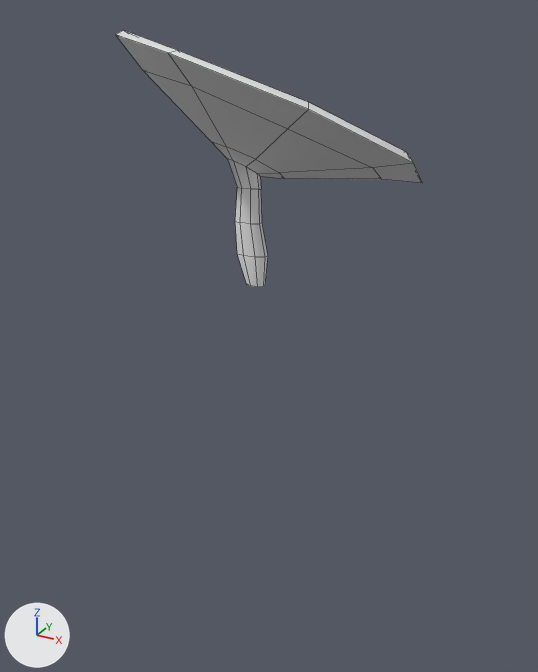
Two versions of the FBX model _Art/Environment/Pilz 2.fbx, one commit apart.
Camera for both pictures: a 50 mm camera at (1.16, -2.04, 0.76) aimed at (0.01, 0.05, -0.29). Lighting does not change. The marker at lower left points along +X, +Y and +Z. Mesh edges are drawn as thin lines. Where no turn or scale is listed for an object, it has been applied to the vertices.
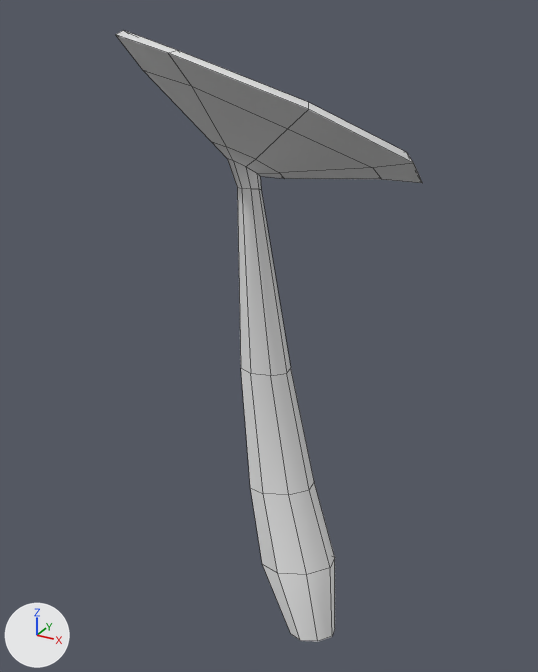
The newer file is also rescaled (x1.798), turned or shifted as a whole; pictures and numbers use the older file's frame.

What differs and where, as boxes [x1, y1, x2, y2] in the pictures (538 x 672 px; the box of a moved part takes in the faces that stretch with it):
'Cylinder', reshaped (138% taller): before [116, 30, 422, 287]; after [116, 30, 422, 642]
part 1 of me_cylinder, moved or reshaped: before [235, 187, 268, 287]; after [237, 187, 335, 642]

What the commit changed:
me_cylinder is used by ob_cylinder; location (0.0, 0.0, 0.0).
me_cylinder had 97 vertices, 97 faces and spanned x -0.427..0.513, y -0.424..0.524, z -0.068..0.7.
me_cylinder now has 105 vertices, 104 faces and spans x -0.427..0.513, y -0.424..0.524, z -1.333..0.7.
Part 1, on me_cylinder:
16 vertices are removed from x -0.046..0.05, y -0.099..-0.002, z -0.068..0.042.
17 faces are deleted.
8 vertices move from x -0.064..0.018, y -0.077..0.012, z 0.126..0.141 to x -0.035..0.125, y -0.131..0.047, z -0.381..-0.349.
24 vertices are added at x 0.004..0.384, y -0.248..0.078, z -1.333..-0.788.
24 new faces join them.
